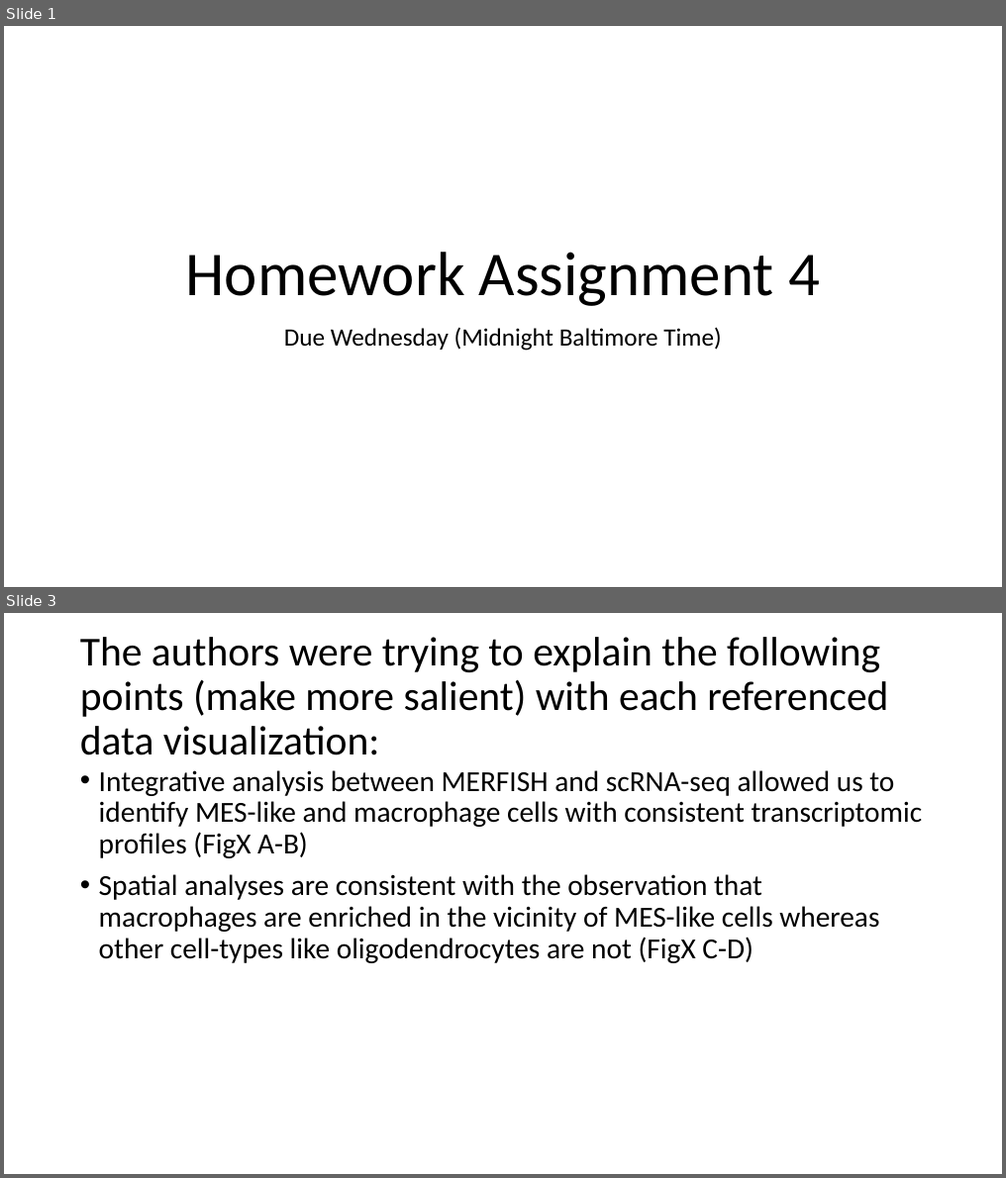
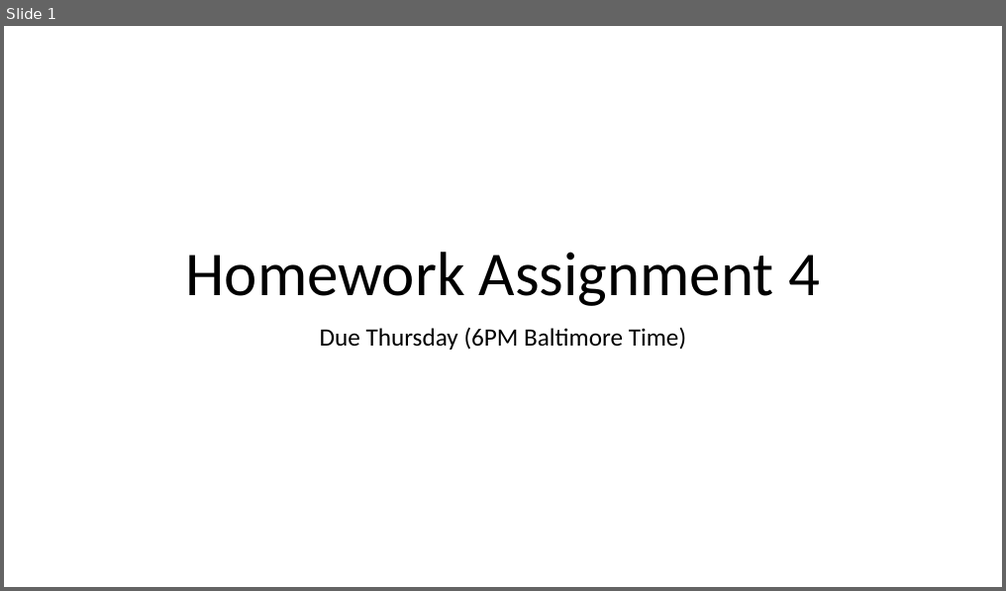
Before and after one commit to JEFworks-Lab/genomic-data-visualization-2022, a slide deck: resources/hw/genomic-data-visualization-HW_4.pptx. Shown one above the other, each under a label of ours: slides 1 and 3 before the commit, slide 1 after it; the slides between them are not shown. The pictures are 1006x1178 and 1006x591 pixels, drawn with LibreOffice and Linux fonts; fonts in the diff are those of the drawing. Boxes give left, top, right and bottom in pixels: in the first picture for what was removed or moved away, otherwise in the second. Text is boxed around its words. In the diff, an @@ line names an element or a change of style, - is before the commit and + after.

```diff
--- a/resources/hw/genomic-data-visualization-HW_4.pptx
+++ b/resources/hw/genomic-data-visualization-HW_4.pptx
@@ slide 3 removed at bbox=[4, 613, 1002, 1174], background #FFFFFF @@
@@ title removed at bbox=[80, 637, 888, 756] @@
-The authors were trying to explain the following points (make more salient) with each referenced data visualization:
@@ text removed at bbox=[99, 770, 923, 963] @@
-• Integrative analysis between MERFISH and scRNA-seq allowed us to identify MES-like and macrophage cells with consistent transcriptomic profiles (FigX A-B)
-• Spatial analyses are consistent with the observation that macrophages are enriched in the vicinity of MES-like cells whereas other cell-types like oligodendrocytes are not (FigX C-D)
@@ slide 1 changed as well @@
@@ subtitle at bbox=[320, 327, 686, 350]: text changed @@
-Due Wednesday (Midnight Baltimore Time)
+Due Thursday (6PM Baltimore Time)
```
Also in this commit, not shown: 1 other slide changed, 1 slide added, 3 other slides removed, 2 other files.
